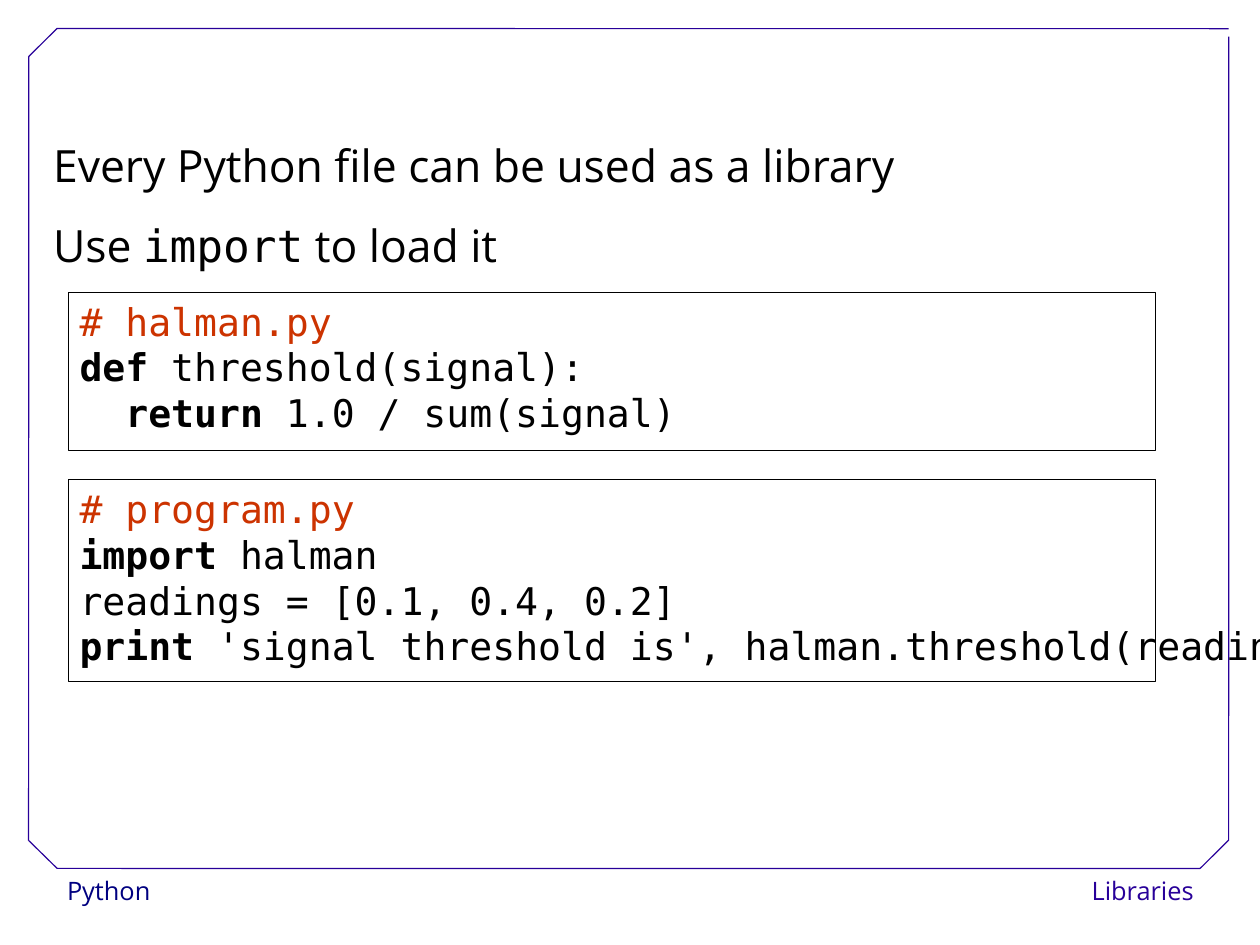
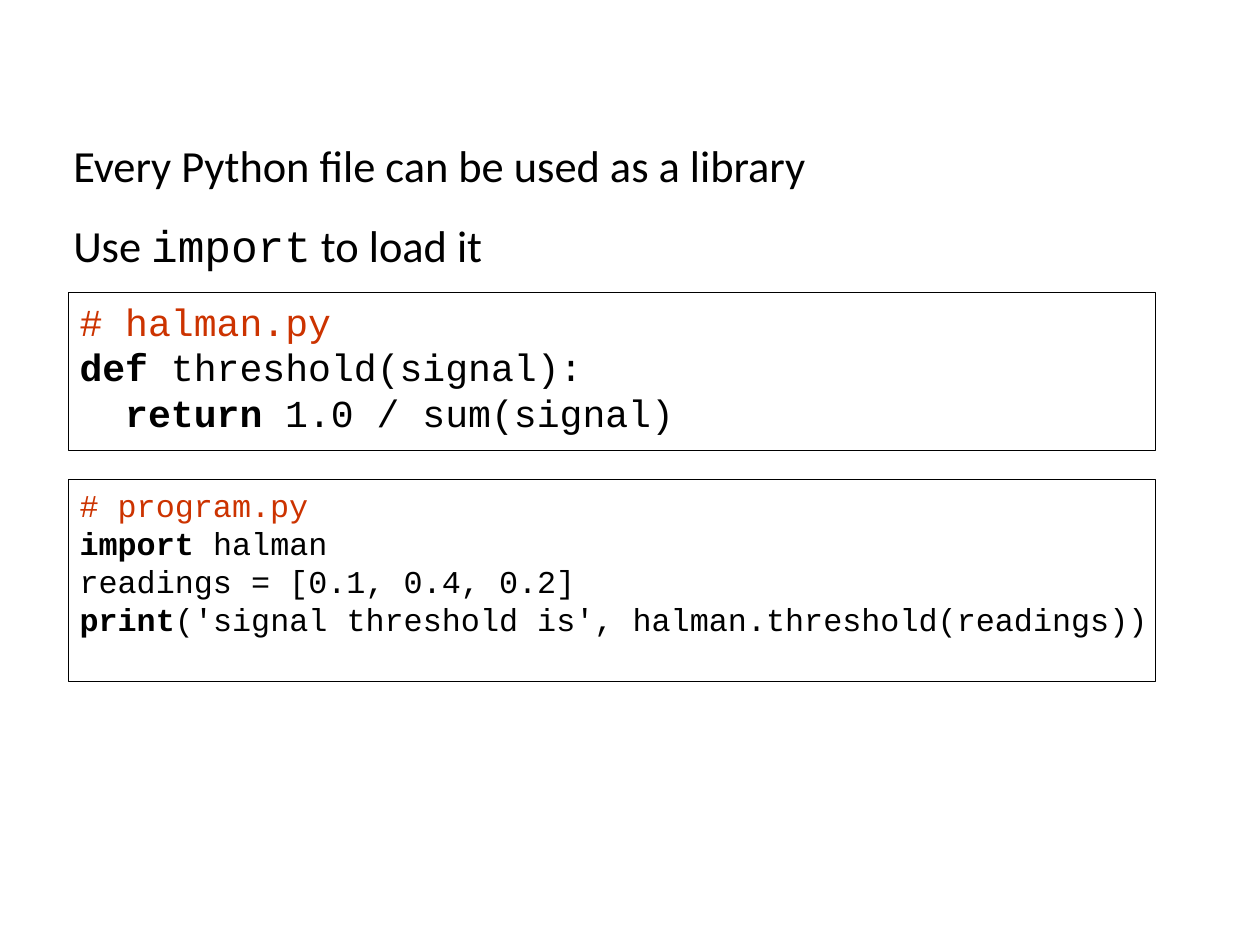
Before and after one commit to ncasuk/ncas-isc, a slide deck: slide 11 of python/presentations/learning_python/16_lib.ppt. Drawn at 1260x945 pixels with LibreOffice and Linux fonts; fonts in the diff are those of the drawing; background and template pictures are left out. Boxes give left, top, right and bottom in pixels: in the first picture for what was removed or moved away, otherwise in the second. Text is boxed around its words. In the diff, an @@ line names an element or a change of style, - is before the commit and + after.

Commit message:
Updated and changed learning_python13-16

```diff
--- a/python/presentations/learning_python/16_lib.ppt
+++ b/python/presentations/learning_python/16_lib.ppt
@@ text "Every Python file can be ..." moved from (x1=53, y1=148, x2=894, y2=272) to (x1=73, y1=151, x2=805, y2=272) @@
@@ text "Every Python file can be ..." at (x1=73, y1=151, x2=805, y2=272): font Open Sans to Calibri in "Every Python file can be used as ...", "Use to load it"; font DejaVu Sans Mono to Courier New in "import" @@
@@ rectangle "# halman.py" at (x1=69, y1=293, x2=1156, y2=452): font DejaVu Sans Mono to Courier New @@
@@ text in rectangle at (x1=80, y1=500, x2=575, y2=600): size 24 to 20 pt, font DejaVu Sans Mono to Courier New in "# program.py", "import halman", "readings = [0.1, 0.4, 0.2]" @@
@@ text in rectangle at (x1=80, y1=608, x2=1148, y2=638): text changed; size 24 to 20 pt; font DejaVu Sans Mono to Courier New @@
-print 'signal threshold is', halman.threshold(readings)
+print('signal threshold is', halman.threshold(readings))
@@ group removed at (x1=29, y1=29, x2=1229, y2=869): 7 lines @@
@@ text removed at (x1=67, y1=880, x2=150, y2=906) @@
-Python
@@ text removed at (x1=1092, y1=880, x2=1194, y2=901) @@
-Libraries
```
Also in this commit, not shown: 85 other slides changed, 2 slides added, 7 slides removed, 4 other files.
